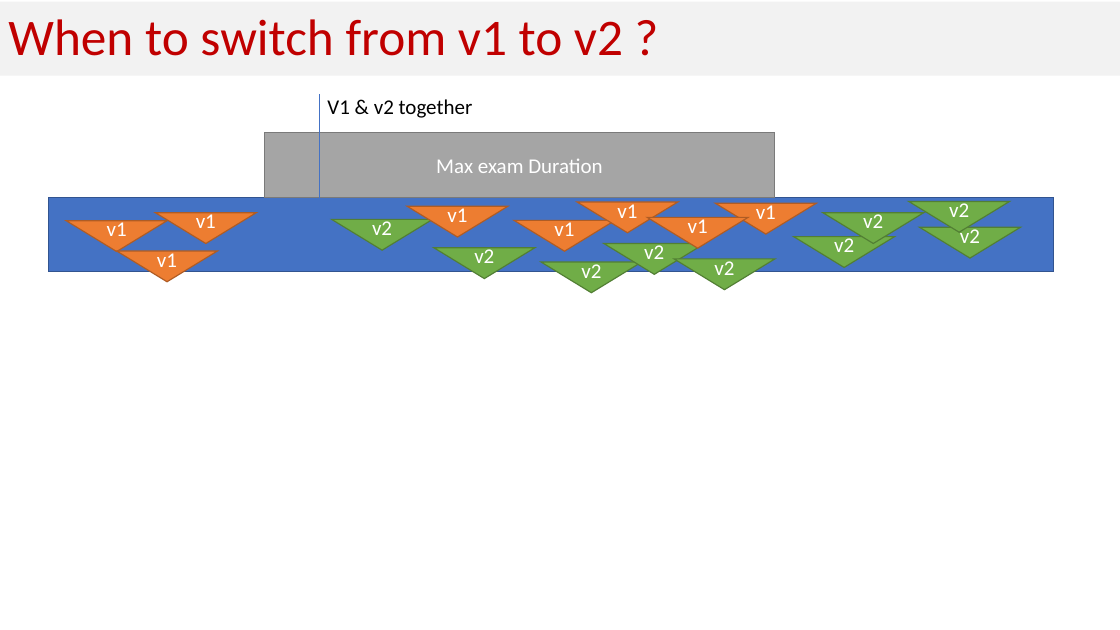
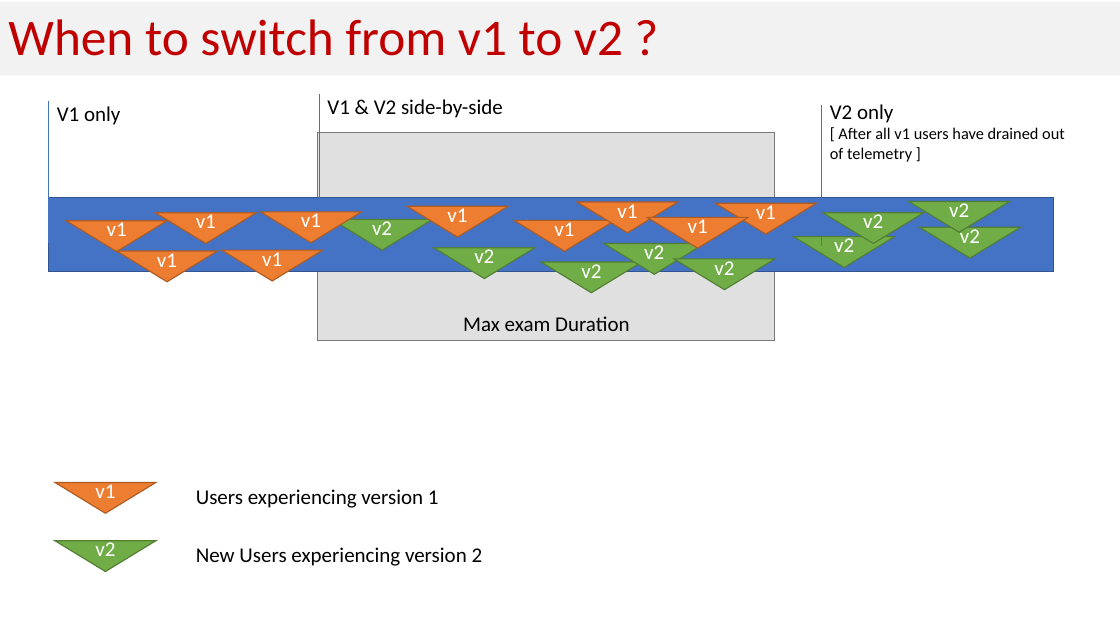
Before and after one commit to Cloudneeti/zero-downtime-azure-paas, a slide deck: slide 9 of Solution_Architecture/Zero-Downtime Architecture.pptx. Drawn at 1120x630 pixels with LibreOffice and Linux fonts; fonts in the diff are those of the drawing. Boxes give left, top, right and bottom in pixels: in the first picture for what was removed or moved away, otherwise in the second. Text is boxed around its words. In the diff, an @@ line names an element or a change of style, - is before the commit and + after.

Commit message:
Updating ppt

```diff
--- a/Solution_Architecture/Zero-Downtime Architecture.pptx
+++ b/Solution_Architecture/Zero-Downtime Architecture.pptx
@@ line added from (49, 101) to (49, 243), #4472C4 0.5 pt @@
@@ text added at (x1=57, y1=106, x2=120, y2=125), 18 pt, text #000000 @@
+V1 only
@@ text at (x1=327, y1=99, x2=503, y2=118): text changed @@
-V1 & v2 together
+V1 & V2 side-by-side
@@ line added from (822, 105) to (822, 246), #4472C4 0.5 pt @@
@@ text added at (x1=830, y1=104, x2=1065, y2=162), 14 pt, text #000000 @@
+V2 only
+[ After all v1 users have drained out of telemetry ]
@@ rectangle "Max exam Duration" resized from (x1=264, y1=133, x2=775, y2=198) to (x1=318, y1=133, x2=775, y2=340) @@
@@ rectangle "Max exam Duration" at (x1=318, y1=133, x2=775, y2=340): text colour #FFFFFF to #000000; vertical alignment middle to bottom; fill #A5A5A5 to #A5A5A5 at 34% opacity @@
@@ flow chart merge added at (x1=260, y1=212, x2=361, y2=243), fill #ED7D31, outline #AF5C24 1 pt, 18 pt, text #FFFFFF @@
+v1
@@ flow chart merge added at (x1=222, y1=250, x2=323, y2=281), fill #ED7D31, outline #AF5C24 1 pt, 18 pt, text #FFFFFF @@
+v1
@@ flow chart merge added at (x1=55, y1=482, x2=155, y2=513), fill #ED7D31, outline #AF5C24 1 pt, 18 pt, text #FFFFFF @@
+v1
@@ text added at (x1=196, y1=489, x2=439, y2=508), 18 pt, text #000000 @@
+Users experiencing version 1
@@ flow chart merge added at (x1=55, y1=541, x2=155, y2=572), fill #70AD47, outline #538035 1 pt, 18 pt, text #FFFFFF @@
+v2
@@ text added at (x1=196, y1=547, x2=483, y2=566), 18 pt, text #000000 @@
+New Users experiencing version 2
```
